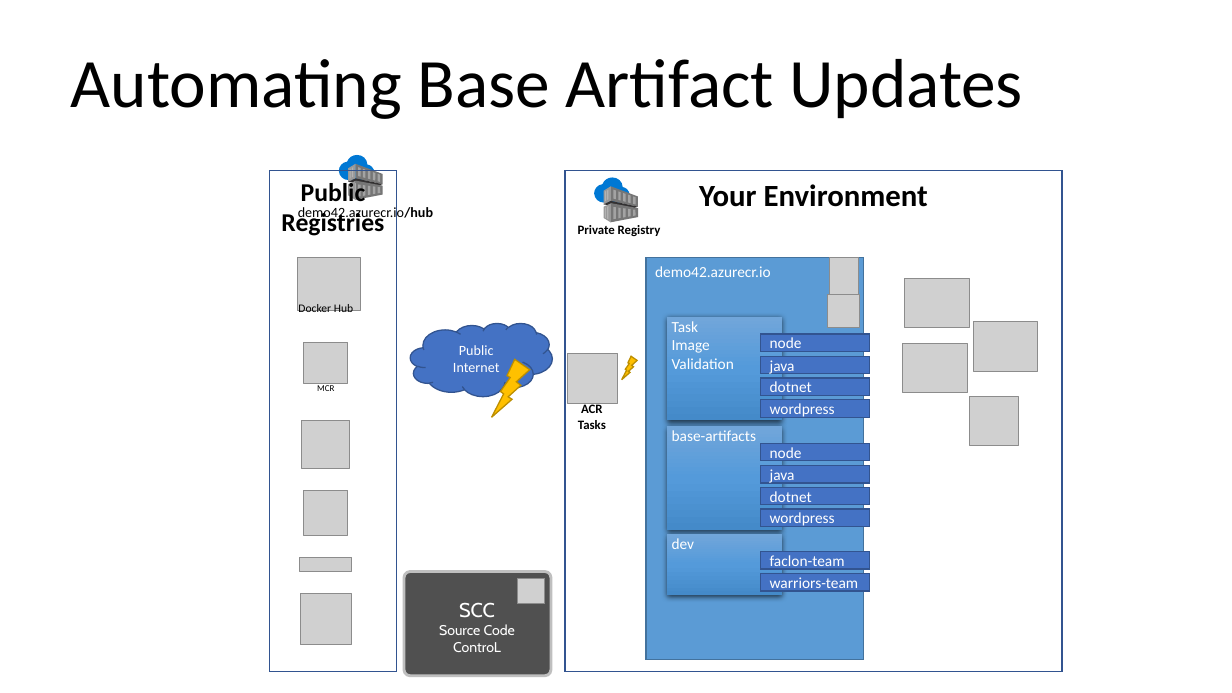
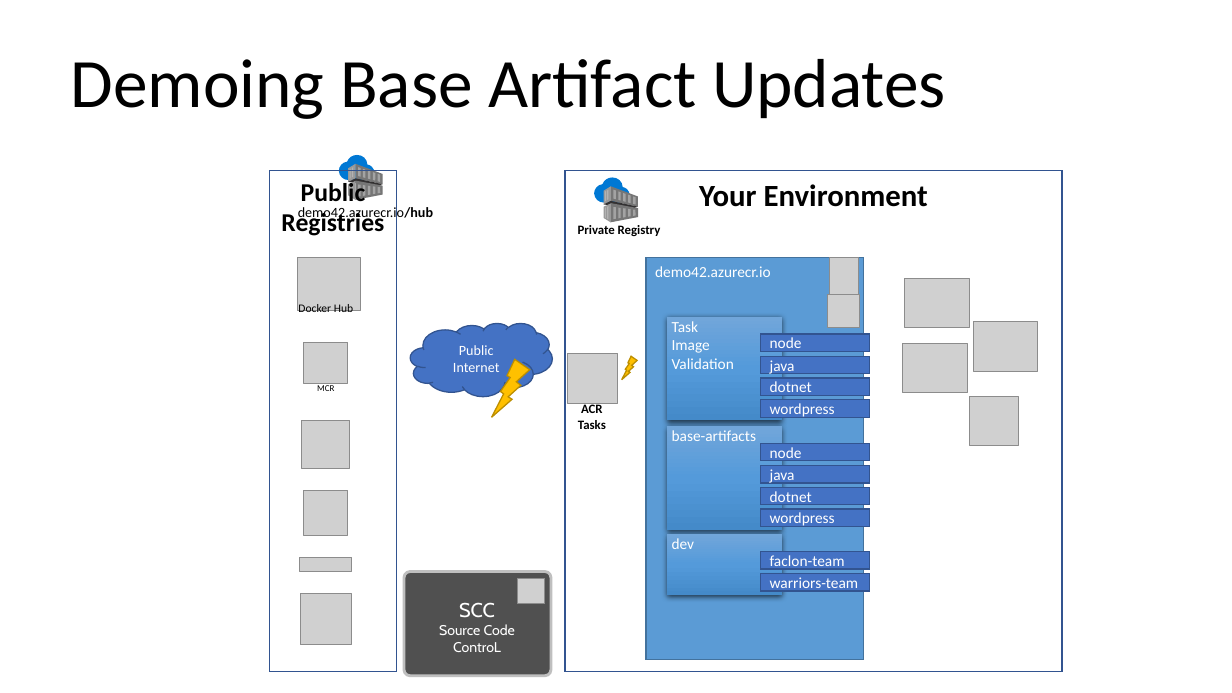
Before and after one commit to SteveLasker/Presentations, a slide deck: slide 11 of RejektsNA19-OSandFxPatching.pptx (slide 10 before the commit). Drawn at 1232x693 pixels with LibreOffice and Linux fonts; fonts in the diff are those of the drawing; grey boxes stand for pictures; background and template pictures are left out. Boxes give left, top, right and bottom in pixels: in the first picture for what was removed or moved away, otherwise in the second. Text is boxed around its words. In the diff, an @@ line names an element or a change of style, - is before the commit and + after.

```diff
--- a/RejektsNA19-OSandFxPatching.pptx
+++ b/RejektsNA19-OSandFxPatching.pptx
@@ title at [71,59,946,119]: text changed @@
-Automating Base Artifact Updates
+Demoing Base Artifact Updates
```
Also in this commit, not shown: 1 other slide changed, 1 slide added, 4 other files.
